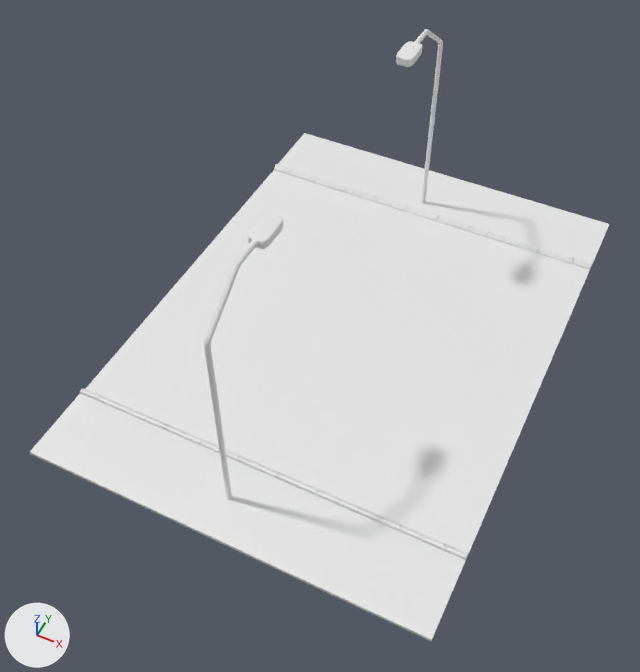
One commit to the FBX model _Blender_/Poovendhan/map.fbx: the scene before it, then after it.
The view is the same before and after, from a 50 mm camera at (7.76, -14.08, 16.72) aimed at (1.68, -1.92, 1.51). Arrows for +X, +Y and +Z are at lower left; the lights stay in place. Objects named as collision shapes, trigger or cutter boxes, shadow casters or lower levels of detail are left out. Where no turn or scale is listed for an object, it has been applied to the vertices.

Objects in the first picture: 'light', 'platform', 'road', 'side'.
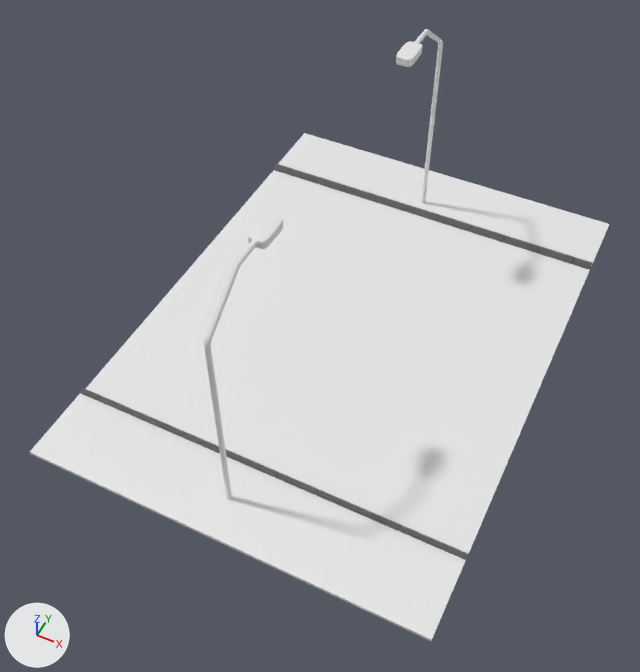
Boxes [x1, y1, x2, y2] around the edits, measured in the pictures (640 x 672 px):
```json
{"object": "side", "change": "recoloured", "before": [80, 164, 592, 560], "after": [80, 164, 592, 560], "on screen": "white to grey"}
```

Edits to the scene script, one JSON object a line:
```json
{"op": "add", "block": "mat_material_002", "code": ["mat_material_002 = principled_material('Material.002')", "mat_material_002.base_color = (0.105, 0.104, 0.1)  # dark grey #5b5b59"]}
{"block": "me_cube_022", "where": "me_cube_022.from_pydata(...)  # 2400 vertices, 2480 faces; spans x -9.45..0.28, y -0.09..9.71, z -0.09..0.09"}
{"op": "add", "block": "me_cube_022", "code": "me_cube_022.materials.append(mat_material_002)  # dark grey #5b5b59"}
```
